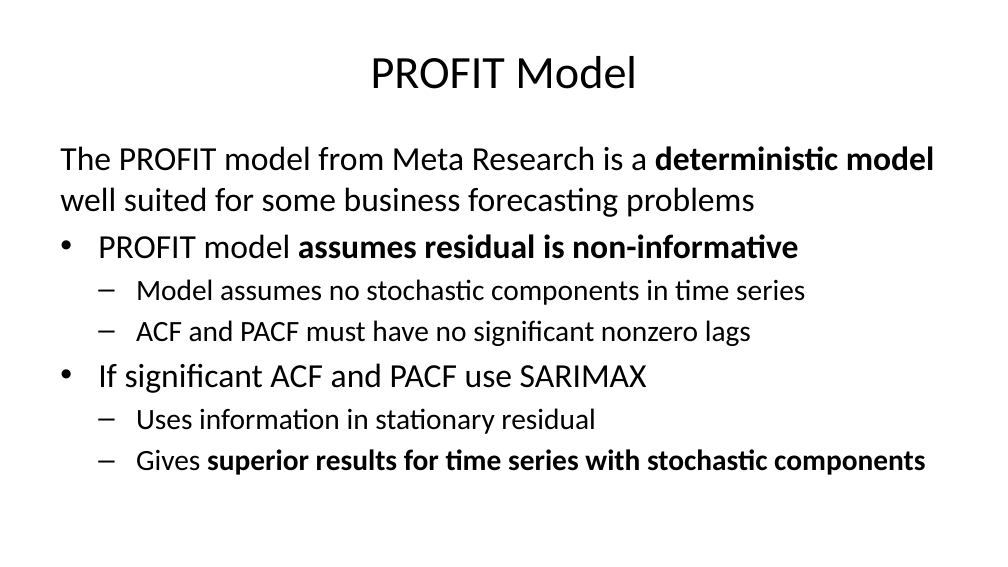
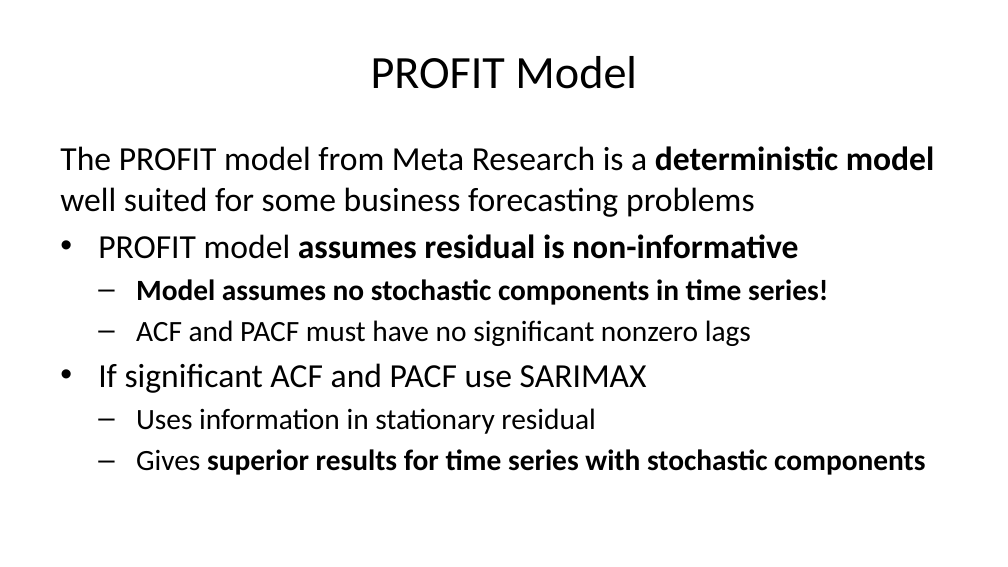
Before and after one commit to StephenElston/CSCI-E-83, a slide deck: slide 65 of LectureSlides/12_IntroductionToTimeSeriesForecasting.pptx. Drawn at 1008x567 pixels with LibreOffice and Linux fonts; fonts in the diff are those of the drawing. Boxes give left, top, right and bottom in pixels: in the first picture for what was removed or moved away, otherwise in the second. Text is boxed around its words. In the diff, an @@ line names an element or a change of style, - is before the commit and + after.

Commit message:
Typo corrections from lecture

```diff
--- a/LectureSlides/12_IntroductionToTimeSeriesForecasting.pptx
+++ b/LectureSlides/12_IntroductionToTimeSeriesForecasting.pptx
@@ text at box(136, 279, 828, 305): text changed; bold on @@
-  – Model assumes no stochastic components in time series
+  – Model assumes no stochastic components in time series!
```
